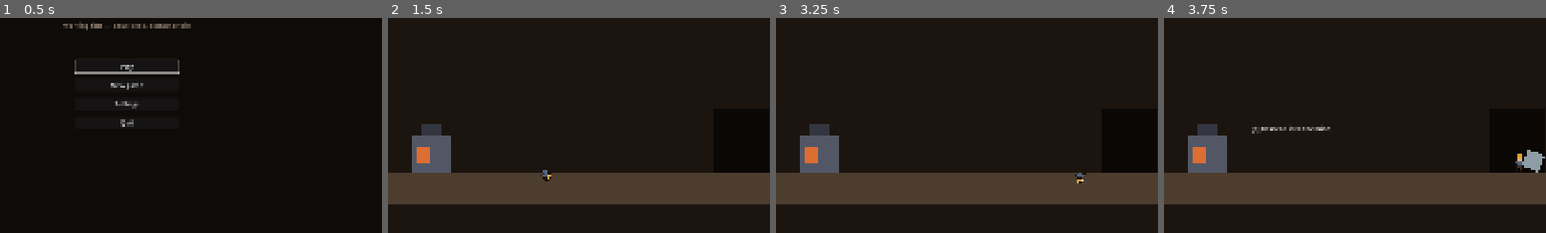
Above: before the commit, frames 1-4 (left to right).
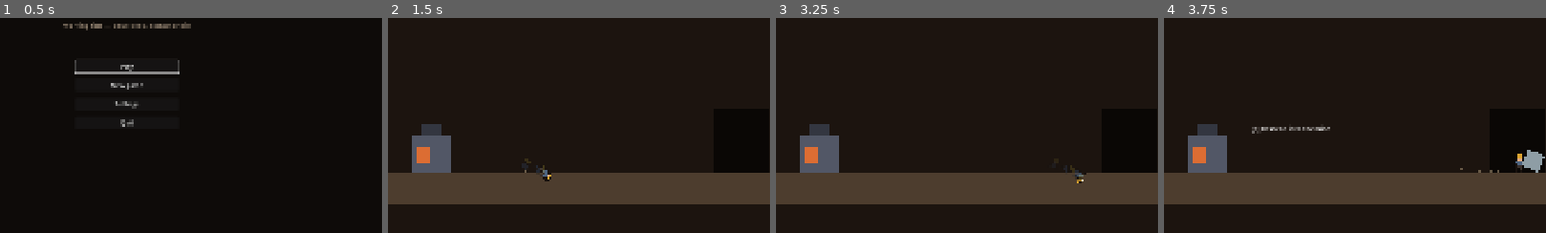
Above: after the commit, the same moments.

Repository: dlepi24/dungeon-delve
Game: Godot game, scene res://src/main/main.tscn
Two runs of this game, one before a commit and one after it. Both use one fixed random seed, a clock stepped at 60 frames per second and the inputs below.
Inputs (mouse positions are % of the whole screen's width and height, from its top left):
- Up to frame 1 (0.5 s): no input
- Up to frame 2 (1.5 s): click "Play" at 0.5 s; tap Enter (ui_accept) at 1.25 s; move the mouse to (72, 45) at 1.27 s; hold D (move_right) from 1.28 s (still down); tap Shift (roll) at 1.35 s; click (72, 45) at 1.42 s
- Up to frame 3 (3.25 s): tap Space (jump) at 1.52 s; release D (move_right) at 2 s; tap Enter (ui_accept) at 2, 2.75 s; drag from (30, 55) to (64, 70) at 2.02 s; move the mouse to (60, 28) at 2.77 s; hold D (move_right) from 2.78 s (still down); tap 1 (consumable_1) at 2.85 s; tap Shift (roll) at 3.05 s
- Up to frame 4 (3.75 s): release D (move_right) at 3.5 s; tap Enter (ui_accept) at 3.5 s; drag from (45, 70) to (81, 70) at 3.52 s
The pictures show only the part of the screen within x 33-83%, y 36-86%; the shares and areas given below are measured in that part.

Frame 1 is identical in both runs. In frame 2, 0.1% of the frame differs, in the area x 35-41%, y 65-72%; in frame 3, 0.1%, in the area x 75-81%, y 68-76%; in frame 4, less than 0.1%.

Commit message:
Give pickups a floor, pause on pad disconnect, juice round two
Pickups are Areas — nothing ever stopped them at the floor; the magnet
just usually caught them first, and a weapon a full loadout refuses to
magnet fell straight through the world. A ground probe now settles
every falling pickup 8 px above the tiles, offer intact.

A controller disconnecting opens the pause menu (skipped if something
already paused the tree) — the game freezes, not your corpse.

Juice: rolls leave fading afterimages and kick up dust, landings puff,
enemy deaths burst into body-coloured chunks that outlive the corpse,
and the player's lantern flickers like the hub's.

Co-Authored-By: Claude Fable 5 <noreply@anthropic.com>

Diff:
--- a/src/enemies/enemy.gd
+++ b/src/enemies/enemy.gd
@@ -476,6 +476,7 @@
 func _on_death() -> void:
 	_hitbox.deactivate()
 	_health_bar.visible = false
+	_death_burst()
 	_hurtbox.set_deferred(&"monitorable", false)
 	_hurtbox.set_deferred(&"monitoring", false)
 	collision_layer = 0
@@ -490,6 +491,30 @@
 ## Drop rolls come from the SEEDED service, not randf(): drops are gameplay, so
 ## two players on one daily seed must get the same loot. The stream is named apart
 ## from "delve" so it can never shift the level layout.
+## A burst of body-coloured chunks on the kill, so a death reads as an impact
+## even while the corpse lingers. Parented to the room — it must outlive us.
+func _death_burst() -> void:
+	var host: Node = get_parent()
+	if host == null:
+		return
+	var burst: CPUParticles2D = CPUParticles2D.new()
+	burst.one_shot = true
+	burst.emitting = true
+	burst.amount = 14
+	burst.lifetime = 0.55
+	burst.direction = Vector2(0, -1)
+	burst.spread = 80.0
+	burst.initial_velocity_min = 70.0
+	burst.initial_velocity_max = 190.0
+	burst.gravity = Vector2(0, 620)
+	burst.scale_amount_min = 2.0
+	burst.scale_amount_max = 4.0
+	burst.color = stats.colour_idle
+	host.add_child(burst)
+	burst.global_position = global_position + Vector2(0, -stats.body_size.y * 0.5)
+	burst.finished.connect(burst.queue_free)
+
+
 func _drop_haul() -> void:
 	var host: Node = get_parent()
 	if host == null:
--- a/src/player/player.gd
+++ b/src/player/player.gd
@@ -602,6 +602,7 @@
 	var on_floor: bool = is_on_floor()
 	if on_floor and not _was_on_floor:
 		_juice.punch(land_squash)
+		_dust(10, 75.0)
 		Events.player_landed.emit()
 	elif not on_floor and _was_on_floor and velocity.y < 0.0:
 		_juice.punch(jump_stretch)
@@ -609,15 +610,68 @@
 
 
 ## Visuals only, per the hard rule. Reads gameplay state, never writes it.
-func _process(_delta: float) -> void:
+var _roll_fx_clock: float = 0.0
+
+@onready var _sprite: AnimatedSprite2D = $VisualRoot/Sprite
+
+
+func _process(delta: float) -> void:
 	if _state_machine.get_current_name() == &"Roll":
 		# A capsule that tumbles reads as a roll; one that slides reads as a
 		# slide. This is the cheapest possible "it looks like a roll" in gray-box.
 		_juice.hold_spin(roll_progress * TAU * float(facing))
 		_juice.hold_scale(roll_squash)
+		# The roll's identity pass: fading afterimages plus kicked-up dust.
+		_roll_fx_clock += delta
+		if _roll_fx_clock >= 0.045:
+			_roll_fx_clock = 0.0
+			_spawn_afterimage()
+			_dust(3, 40.0)
 	else:
+		_roll_fx_clock = 0.0
 		_juice.release_spin()
 		_juice.release_scale()
+
+
+## A ghost of the current sprite frame, frozen mid-tumble and fading fast.
+func _spawn_afterimage() -> void:
+	var host: Node = get_parent()
+	if host == null or _sprite.sprite_frames == null:
+		return
+	var ghost: Sprite2D = Sprite2D.new()
+	ghost.texture = _sprite.sprite_frames.get_frame_texture(_sprite.animation, _sprite.frame)
+	ghost.centered = false
+	ghost.texture_filter = CanvasItem.TEXTURE_FILTER_NEAREST
+	ghost.flip_h = _sprite.flip_h
+	ghost.modulate = Color(0.7, 0.85, 1.0, 0.4)
+	host.add_child(ghost)
+	ghost.global_transform = _sprite.global_transform
+	var tween: Tween = ghost.create_tween()
+	tween.tween_property(ghost, "modulate:a", 0.0, 0.22)
+	tween.tween_callback(ghost.queue_free)
+
+
+## A one-shot puff of mine dust at the feet. Frees itself when spent.
+func _dust(amount: int, spread: float) -> void:
+	var host: Node = get_parent()
+	if host == null:
+		return
+	var puff: CPUParticles2D = CPUParticles2D.new()
+	puff.one_shot = true
+	puff.emitting = true
+	puff.amount = amount
+	puff.lifetime = 0.45
+	puff.direction = Vector2(0, -1)
+	puff.spread = spread
+	puff.initial_velocity_min = 25.0
+	puff.initial_velocity_max = 85.0
+	puff.gravity = Vector2(0, 220)
+	puff.scale_amount_min = 1.5
+	puff.scale_amount_max = 3.0
+	puff.color = Color(0.66, 0.58, 0.46, 0.55)
+	host.add_child(puff)
+	puff.global_position = global_position
+	puff.finished.connect(puff.queue_free)
 
 
 ## Godot's y axis points down: a negative velocity is upward, gravity is positive.
--- a/src/systems/mine_atmosphere.gd
+++ b/src/systems/mine_atmosphere.gd
@@ -46,8 +46,11 @@
 
 ## The lantern follows the player; resolved lazily per the CLAUDE.md
 ## _ready-order discipline, and re-attached if the player is ever rebuilt.
+## Once alive, it flickers — two incommensurate sines, same trick as the hub.
 func _process(_delta: float) -> void:
 	if _lantern != null and is_instance_valid(_lantern):
+		var t: float = float(Time.get_ticks_msec()) / 1000.0
+		_lantern.energy = lantern_energy * (0.92 + 0.06 * sin(t * 13.0) + 0.04 * sin(t * 29.3))
 		return
 	var player: Player = get_tree().get_first_node_in_group(&"player") as Player
 	if player == null:
--- a/src/systems/pickup.gd
+++ b/src/systems/pickup.gd
@@ -40,11 +40,35 @@
 var _offer: Label = null
 
 @onready var _visual: ColorRect = $Visual
+var _ground: RayCast2D = null
 
 
 func _ready() -> void:
 	_velocity = spawn_pop + Vector2(randf_range(-80, 80), 0)
+	# Pickups are Areas, not bodies — nothing stops them at the floor except
+	# this probe. The magnet used to hide that (it grabbed them mid-air), but a
+	# weapon a full loadout refuses to magnet fell straight through the world.
+	_ground = RayCast2D.new()
+	_ground.target_position = Vector2(0, 18)
+	_ground.collision_mask = CollisionLayers.WORLD
+	_ground.enabled = false
+	add_child(_ground)
 	_apply_style()
+
+
+## Gravity with a floor. Used whenever the magnet is not carrying us.
+func _fall(delta: float) -> void:
+	_velocity.y += 900.0 * delta
+	_velocity.x = move_toward(_velocity.x, 0.0, 400.0 * delta)
+	var motion: Vector2 = _velocity * delta
+	_ground.force_raycast_update()
+	if _velocity.y > 0.0 and _ground.is_colliding():
+		var floor_y: float = _ground.get_collision_point().y
+		if global_position.y + motion.y >= floor_y - 8.0:
+			global_position.y = floor_y - 8.0
+			_velocity = Vector2.ZERO
+			return
+	global_position += motion
 
 
 ## What it is, at a glance: ore chunks and hearts use the baked icon art, a
@@ -99,9 +123,7 @@
 	# call): it stays on the ground and trades only on a deliberate interact.
 	# The magnet-and-touch flow was silently discarding honed weapons.
 	if kind == Kind.WEAPON and _player.loadout_full():
-		_velocity.y += 900.0 * delta
-		_velocity.x = move_toward(_velocity.x, 0.0, 400.0 * delta)
-		global_position += _velocity * delta
+		_fall(delta)
 		_update_offer(dist < 110.0)
 		return
 	_update_offer(false)
@@ -111,10 +133,9 @@
 		return
 	if dist < magnet_range:
 		_velocity = _velocity.move_toward(to_player.normalized() * magnet_speed, magnet_speed * 4.0 * delta)
+		global_position += _velocity * delta
 	else:
-		_velocity.y += 900.0 * delta
-		_velocity.x = move_toward(_velocity.x, 0.0, 400.0 * delta)
-	global_position += _velocity * delta
+		_fall(delta)
 
 
 func _update_offer(near: bool) -> void:
--- a/src/ui/pause_menu.gd
+++ b/src/ui/pause_menu.gd
@@ -28,6 +28,16 @@
 	_settings_button.pressed.connect(_on_settings)
 	_resume.pressed.connect(_close)
 	_quit_title.pressed.connect(_on_quit_to_title)
+	# A controller dying mid-fight should freeze the game, not the player's
+	# corpse. Skipped if something else already paused (a result screen, the
+	# door choice) — stacking pause states helps nobody.
+	Input.joy_connection_changed.connect(_on_joy_connection)
+
+
+func _on_joy_connection(_device: int, connected: bool) -> void:
+	if connected or visible or get_tree().paused:
+		return
+	_open()
 
 
 ## Start (pause) toggles; the gamepad B button (ui_cancel) also backs out of an
